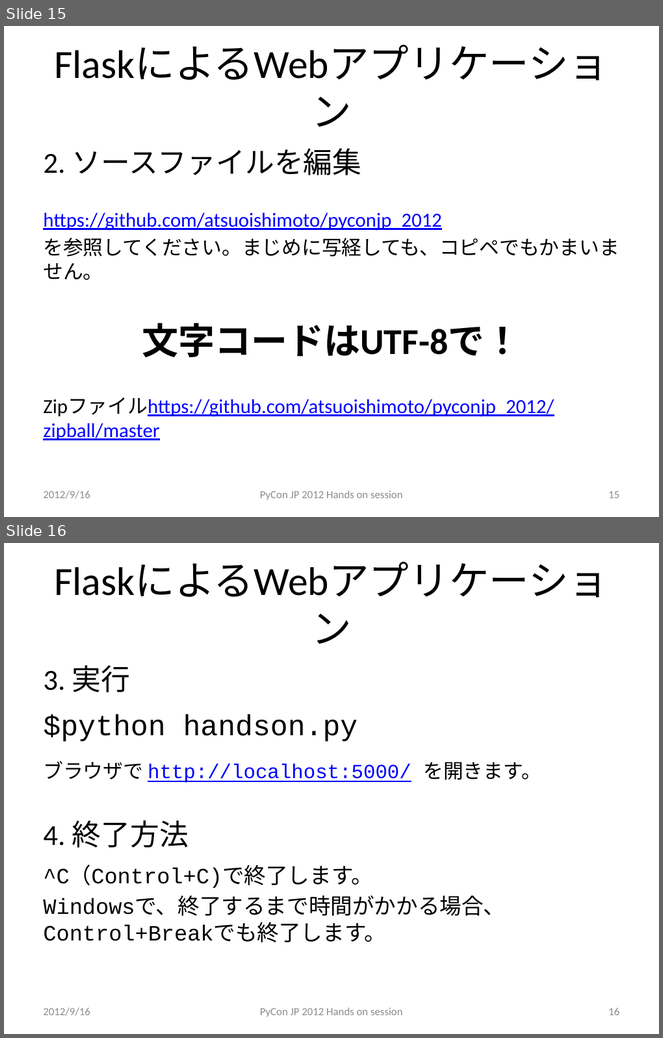
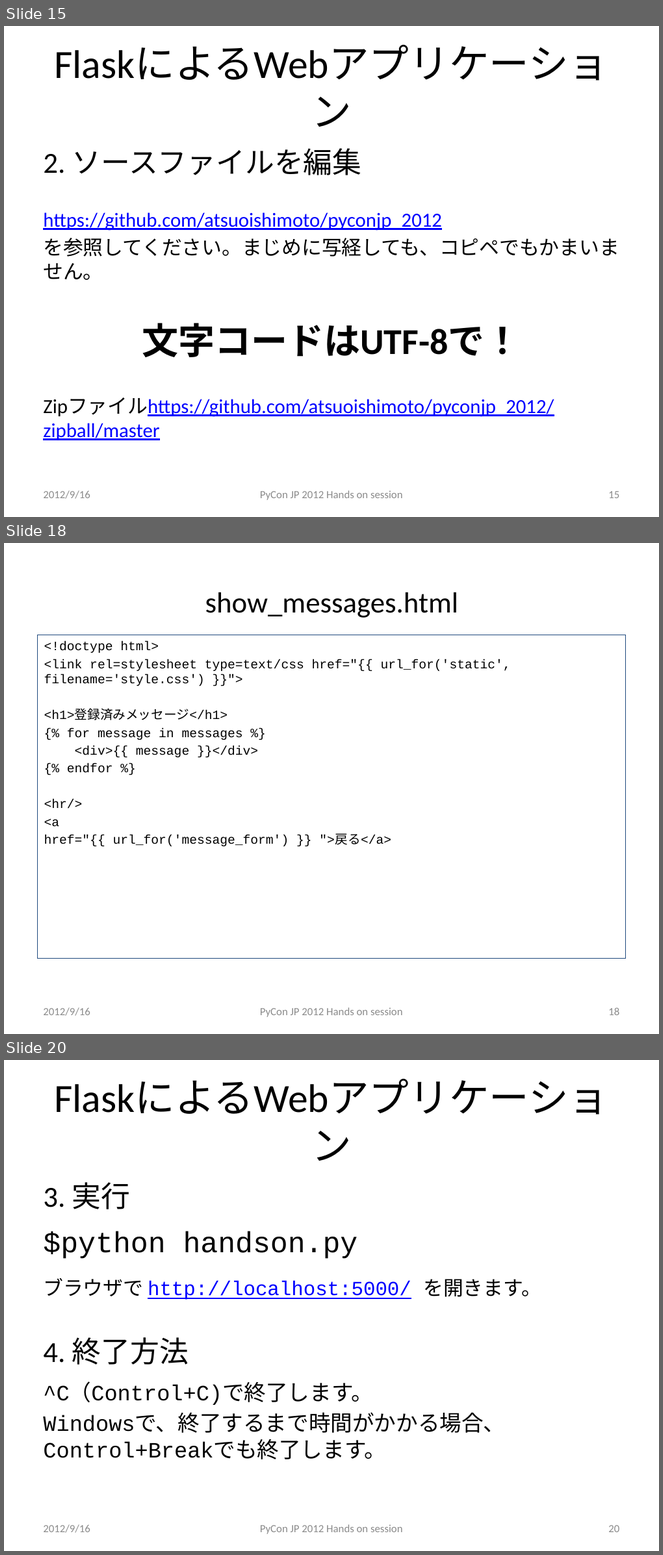
Before and after one commit to atsuoishimoto/pyconjp_2012, a slide deck: PyConJP_2012.pptx. Shown one above the other, each under a label of ours: slides 15 and 16 before the commit, slides 15, 18 and 20 after it; the slides between them are not shown. The pictures are 663x1038 and 663x1555 pixels, drawn with LibreOffice and Linux fonts; fonts in the diff are those of the drawing. Boxes give left, top, right and bottom in pixels: in the first picture for what was removed or moved away, otherwise in the second. Text is boxed around its words. In the diff, an @@ line names an element or a change of style, - is before the commit and + after.

```diff
--- a/PyConJP_2012.pptx
+++ b/PyConJP_2012.pptx
@@ slide 18 added at bbox=[4, 543, 659, 1034], background #FFFFFF @@
@@ text added at bbox=[206, 592, 458, 618], 32 pt, text #000000 @@
+show_messages.html
@@ rectangle added at bbox=[37, 635, 626, 959], outline #1F497D 0.75 pt, 14 pt, text #000000 @@
+<!doctype html>
+<link rel=stylesheet type=text/css href="{{ url_for('static', filename='style.css') }}">
+<h1>登録済みメッセージ</h1>
+{% for message in messages %}
+<div>{{ message }}</div>
+{% endfor %}
+<hr/>
+<a
+href="{{ url_for('message_form') }} ">戻る</a>
@@ text added at bbox=[43, 1008, 90, 1016], 12 pt, text #8C8C8C @@
+2012/9/16
@@ text added at bbox=[260, 1008, 403, 1017], 12 pt, text #8C8C8C @@
+PyCon JP 2012 Hands on session
@@ page number added at bbox=[608, 1008, 620, 1016], 12 pt, text #8C8C8C @@
+18
@@ what was slide 16 is now slide 20 @@
@@ page number at bbox=[608, 1525, 620, 1533]: text changed @@
-16
+20
```
Also in this commit, not shown: 2 slides changed, 5 other slides added, 2 other files.
